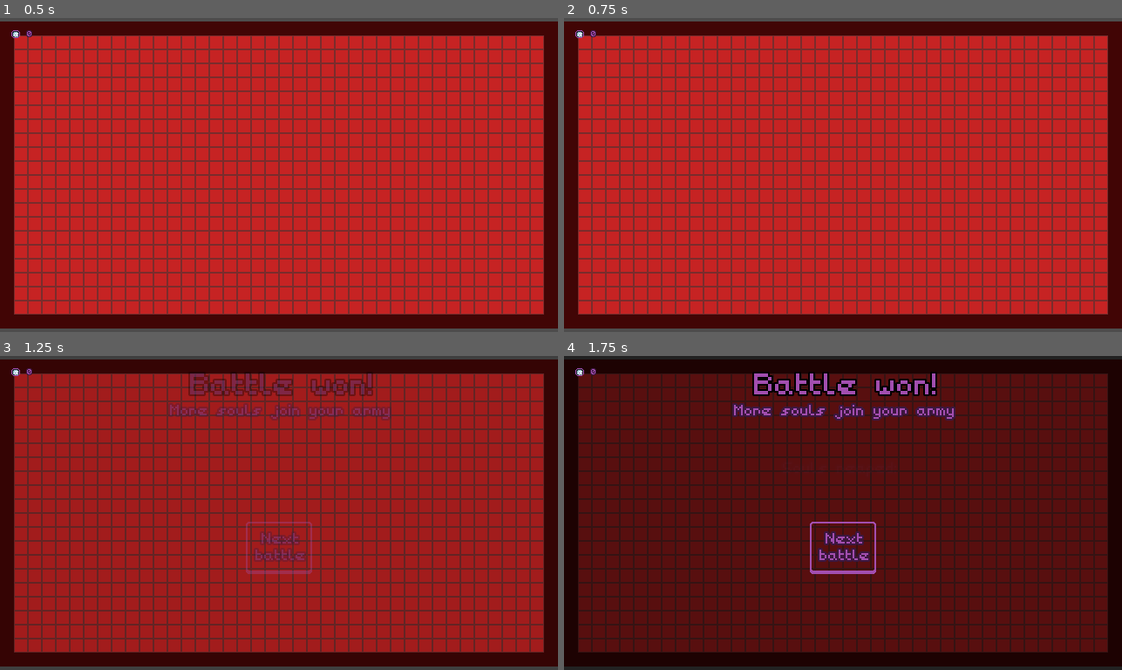
Above: before the commit, frames 1-4 (two rows, left to right).
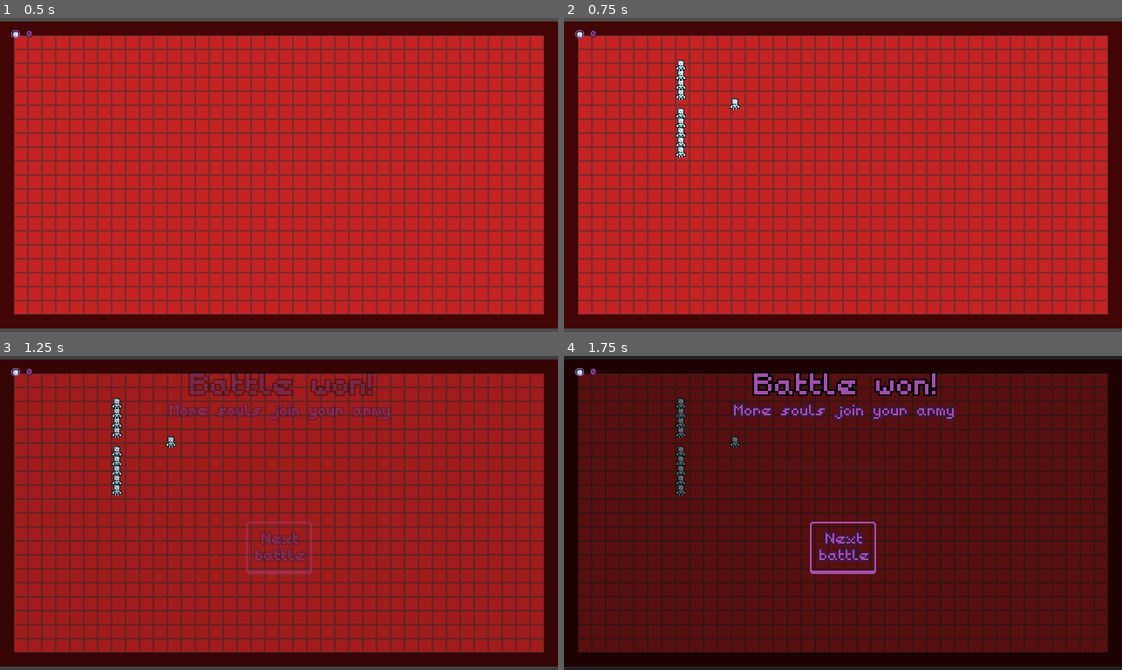
Above: after the commit, the same moments.

Repository: Hugo-Carbiener/Tinycromancer
Game: Godot game, scene res://scenes/combat.tscn
The game is run twice, just before and just after one commit, with the same random seed, the same clock (stepped at 60 frames per second) and the same inputs.
Inputs (mouse positions are in pixels of both pictures, inside the frame that each line leads up to):
- Up to frame 1 (0.5 s): no input
- Up to frame 2 (0.75 s): tap Enter at 0.5 s; tap Space (espace) at 0.6 s
- Up to frame 3 (1.25 s): no input
- Up to frame 4 (1.75 s): click (843, 547) at 1.25 s

Frame 1 is identical in both runs. In frame 2, 0.5% of the frame differs, in the area x 20-32%, y 13-45%; in frame 3, 0.5%; in frame 4, 0.5%.
Error before the commit: Invalid access to property or key 'level' on a base object of type 'Node (UserData.gd)'. (res://scripts/combat/CombatManager.gd:29)
Error after the commit: Invalid assignment of property or key 'ennemy_troops' with value of type 'Dictionary' on a base object of type 'Node2D (Spawner)'. (res://scripts/combat/Combat…

Commit message:
Small fixes ?

Diff:
--- a/tini-cromancer/scenes/combat.tscn
+++ b/tini-cromancer/scenes/combat.tscn
@@ -52,7 +52,6 @@
 
 [node name="Spawner" type="Node2D" parent="." node_paths=PackedStringArray("allies_spawn", "enemies_spawn")]
 script = ExtResource("3_aic3r")
-amount = 2
 allies_spawn = NodePath("../Allies spawn")
 enemies_spawn = NodePath("../Enemiess spawn")
 
--- a/tini-cromancer/scenes/shop.tscn
+++ b/tini-cromancer/scenes/shop.tscn
@@ -1,17 +1,14 @@
-[gd_scene load_steps=9 format=3 uid="uid://dqja72kf7bd2v"]
+[gd_scene load_steps=8 format=3 uid="uid://dqja72kf7bd2v"]
 
-[ext_resource type="Script" uid="uid://bgi3cvch00lcw" path="res://scripts/combat/CombatManager.gd" id="1_heatd"]
 [ext_resource type="Script" uid="uid://bwx3yv01dmx70" path="res://scripts/ui/WinScreen.gd" id="4_24it5"]
 [ext_resource type="LabelSettings" uid="uid://cihjvaf0nbdvx" path="res://fonts/title.tres" id="5_7mqwv"]
 [ext_resource type="LabelSettings" uid="uid://cwe2mox0o7tm" path="res://fonts/subtitle.tres" id="6_gobkm"]
 [ext_resource type="PackedScene" uid="uid://b5ghoydk6ffix" path="res://scenes/ui/large-texture-button.tscn" id="7_j14q8"]
-[ext_resource type="Script" path="res://scripts/ui/UI.gd" id="8_5u241"]
+[ext_resource type="Script" uid="uid://fc3m8qimcpgh" path="res://scripts/ui/UI.gd" id="8_5u241"]
 [ext_resource type="PackedScene" uid="uid://bmneu2br407fk" path="res://scenes/ui/currency_icon.tscn" id="9_pqync"]
 [ext_resource type="LabelSettings" uid="uid://iv4116vilm50" path="res://fonts/default.tres" id="10_yuijs"]
 
-[node name="Shop" type="Node2D" node_paths=PackedStringArray("spawner")]
-script = ExtResource("1_heatd")
-spawner = NodePath("")
+[node name="Shop" type="Node2D"]
 
 [node name="Camera2D" type="Camera2D" parent="."]
 
--- a/tini-cromancer/scripts/combat/CombatManager.gd
+++ b/tini-cromancer/scripts/combat/CombatManager.gd
@@ -26,7 +26,7 @@
 
 func set_ennemi_troops():
 	#TODO : améliorer avec les nouvelles troop
-	return {TroopFactory.TROOPS.ENEMY_BASE_TROOP : UserData.level * 10}
+	return {TroopFactory.TROOPS.ENEMY_BASE_TROOP : UserData.level_number * 10}
 
 func register_troop(troop : Troop):
 	match (troop.faction):
--- a/tini-cromancer/scripts/generals/SceneManager.gd
+++ b/tini-cromancer/scripts/generals/SceneManager.gd
@@ -7,7 +7,7 @@
 
 func _ready() -> void:
 	SignalBus.shop_clicked.connect(open_shop);
-	SignalBus.next_encounter_clicked.connect(start_fight);
+	SignalBus.next_level_clicked.connect(start_fight);
 
 func menu():
 	get_tree().change_scene_to_packed(titlescreen);
--- a/tini-cromancer/scripts/generals/UserData.gd
+++ b/tini-cromancer/scripts/generals/UserData.gd
@@ -2,4 +2,4 @@
 
 var souls : int
 var level_number : int = 1
-var troops : Dictionary[TroopFactory.TROOPS, int]
+var troops : Dictionary[TroopFactory.TROOPS, int] = {TroopFactory.TROOPS.BASE_TROOP : 10}
